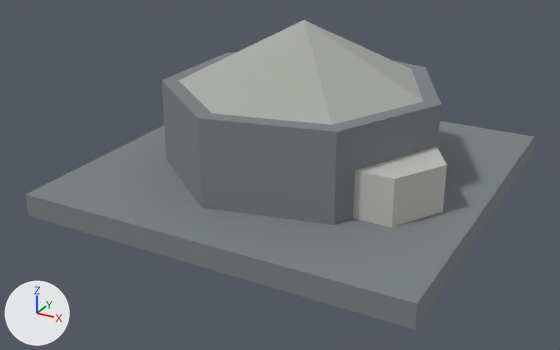
The OBJ model Unity/Assets/Eldoria/ExperimentalAshenCitadel/Meshes/Ashen_Rock.obj, before and after one commit.
Camera for both pictures: a 50 mm lens placed at (4.18, -8.18, 4.04), pointed at (-0.08, -0.44, 0.16). Every picture has the same lights, and +X, +Y and +Z are marked at lower left. The picture after the commit comes second. Where no turn or scale is listed for an object, it has been applied to the vertices. Vertices at exactly the same position are counted once.

Objects in the first picture: 'Ashen_Rock'.
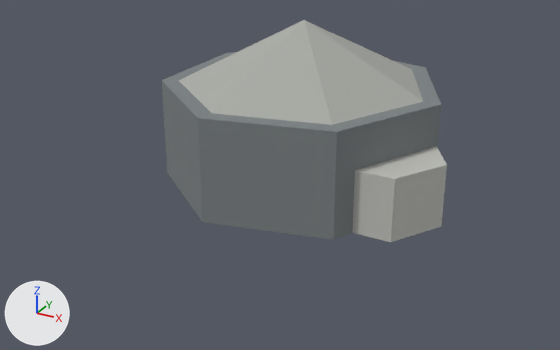
Commit message: art(ashen): remove mistaken square pedestals from trees and rocks after real Blender visual review

Location of each change, [x1, y1, x2, y2] in pixels of the pictures (560 x 350 px):
'Ashen_Rock', reshaped (44% narrower, 28% shorter): before [25, 20, 534, 330]; after [162, 20, 447, 242]
part 1 of me_ashen_rock, deleted: before [25, 121, 534, 330]

Diff of the bpy script that builds the scene:
```diff
--- a/Unity/Assets/Eldoria/ExperimentalAshenCitadel/Meshes/Ashen_Rock.obj.py
+++ b/Unity/Assets/Eldoria/ExperimentalAshenCitadel/Meshes/Ashen_Rock.obj.py
@@ me_ashen_rock @@
 # used by ob_ashen_rock; location = (0.0, 0.0, 0.0)
-me_ashen_rock.from_pydata(...)  # 42 vertices, 30 faces; spans x -2.4..2.4, y -2.4..2.4, z -0.1..2.02
+me_ashen_rock.from_pydata(...)  # 34 vertices, 24 faces; spans x -1.58..2.02, y -1.71..1.71, z 0.0..2.02
+# me_ashen_rock part 1: the loose piece of 8 vertices spanning x -2.4..2.4, y -2.4..2.4, z -0.1..0.18 is deleted
 me_ashen_rock.materials.append(mat_basalt)
```
